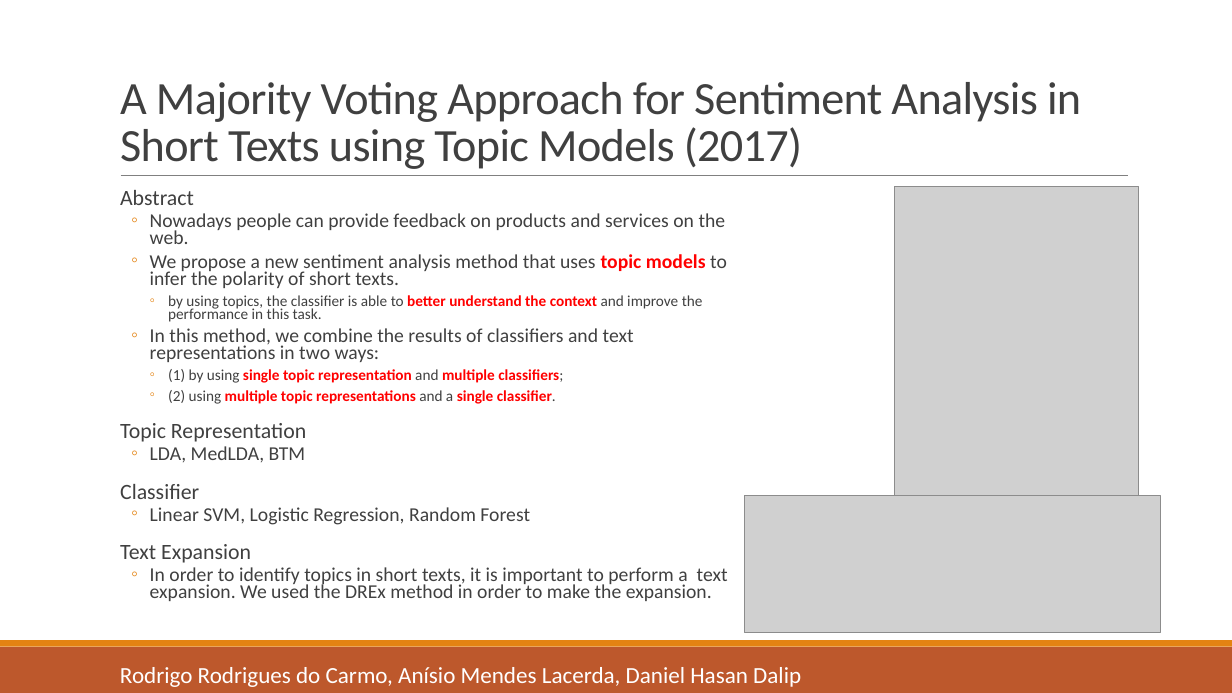
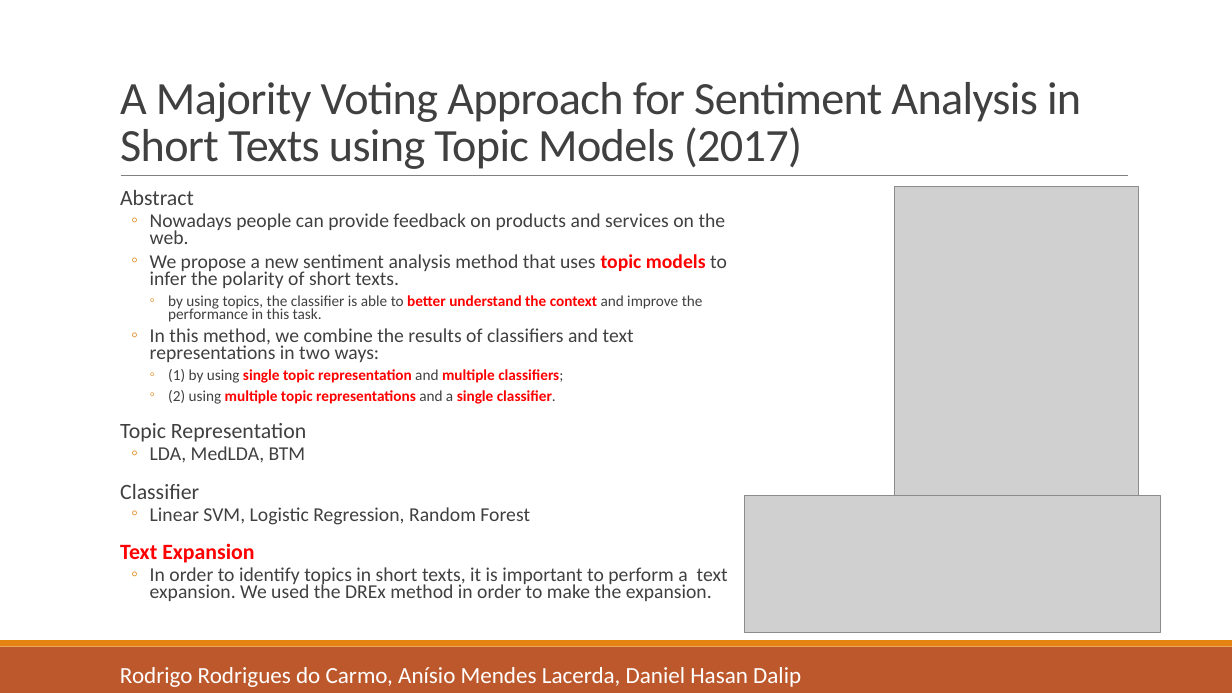
Before and after one commit to liangxh/grad, a slide deck: slide 5 of [报告] Text Emotion Detection.pptx. Drawn at 1232x693 pixels with LibreOffice and Linux fonts; fonts in the diff are those of the drawing; grey boxes stand for pictures. Boxes give left, top, right and bottom in pixels: in the first picture for what was removed or moved away, otherwise in the second. Text is boxed around its words. In the diff, an @@ line names an element or a change of style, - is before the commit and + after.

```diff
--- a/[报告] Text Emotion Detection.pptx
+++ b/[报告] Text Emotion Detection.pptx
@@ text at (120, 543, 254, 563): text colour #404040 to #FF0000, bold on in "Text Expansion" @@
```
Also in this commit, not shown: 2 other slides changed, 1 slide added, 2 other files.
